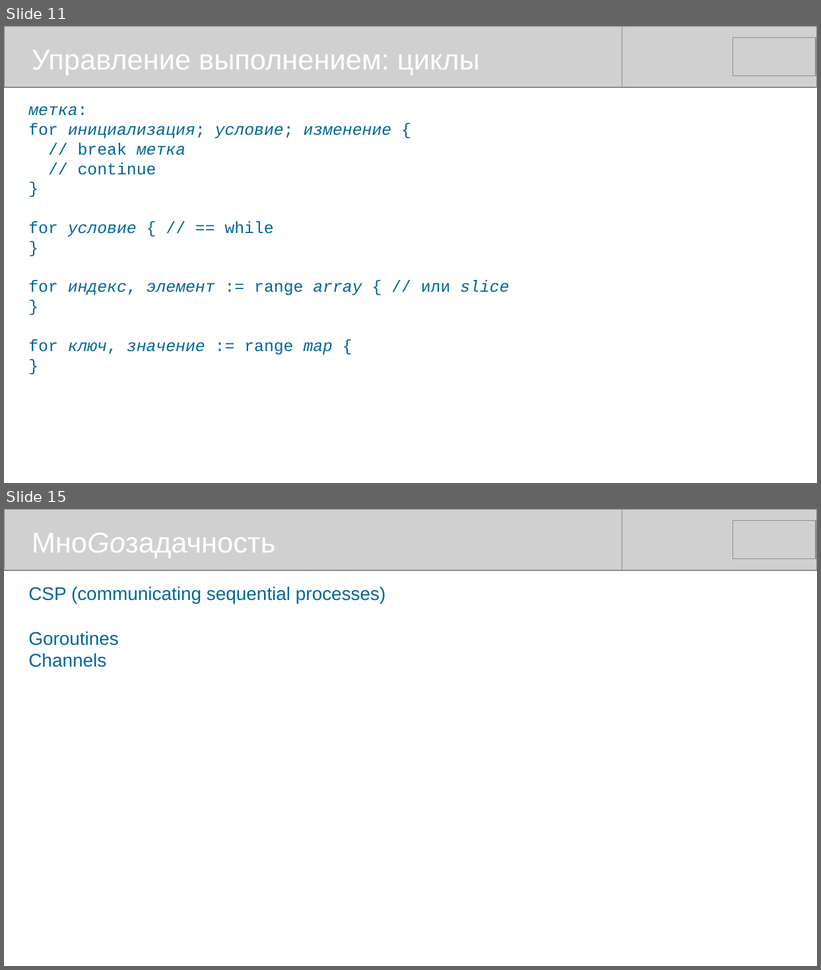
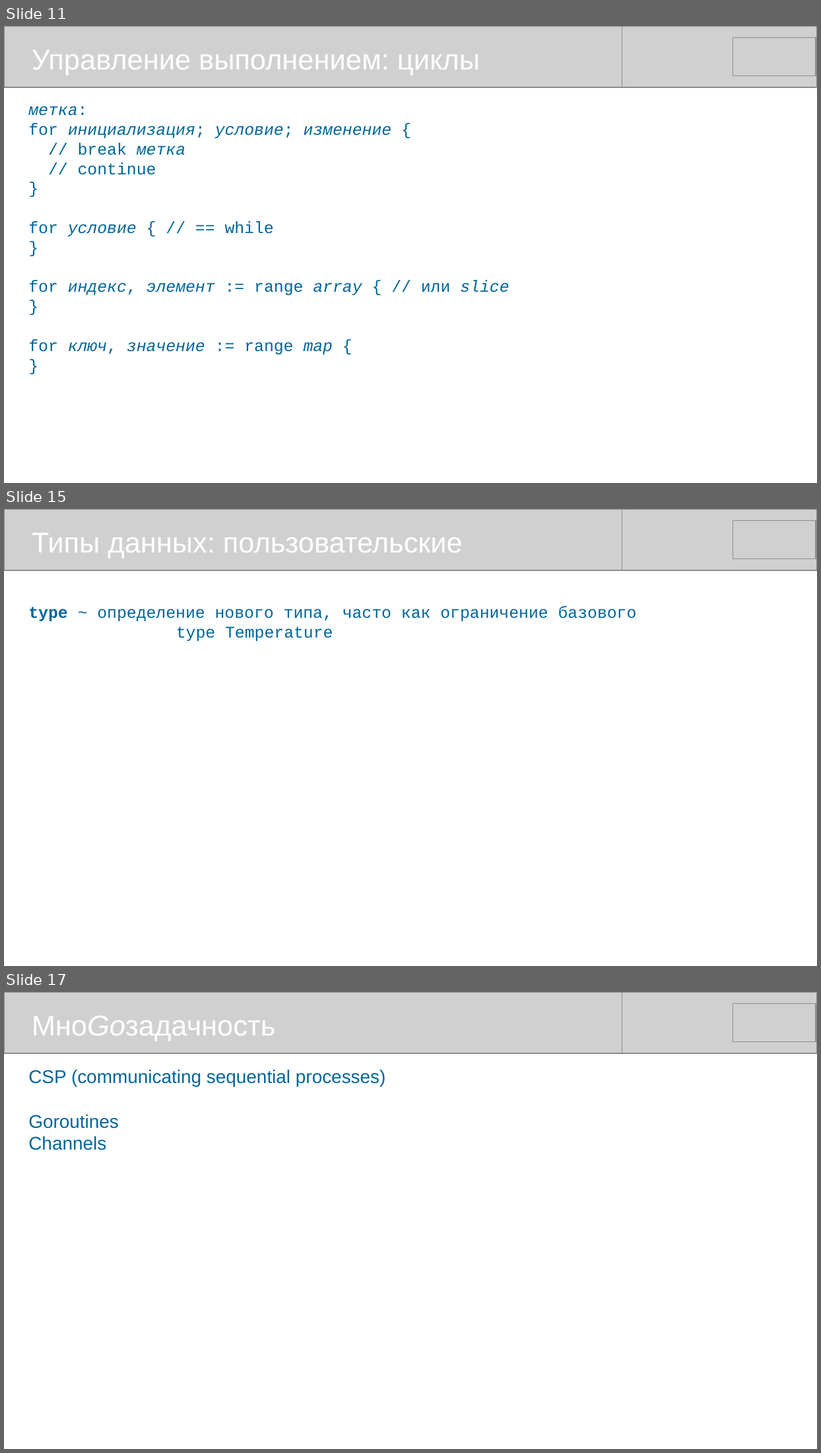
Before and after one commit to mike-shock/Go_language, a slide deck: Go_Intro.odp. Shown one above the other, each under a label of ours: slides 11 and 15 before the commit, slides 11, 15 and 17 after it; the slides between them are not shown. The pictures are 821x970 and 821x1453 pixels, drawn with LibreOffice and Linux fonts; fonts in the diff are those of the drawing; grey boxes stand for pictures. Boxes give left, top, right and bottom in pixels: in the first picture for what was removed or moved away, otherwise in the second. Text is boxed around its words. In the diff, an @@ line names an element or a change of style, - is before the commit and + after.

```diff
--- a/Go_Intro.odp
+++ b/Go_Intro.odp
@@ slide 15 added at <box>4,509,817,966</box>, background #FFFFFF @@
@@ picture added at <box>4,509,622,570</box> @@
@@ picture added at <box>199,509,817,570</box> @@
@@ picture added at <box>733,521,816,559</box> @@
@@ text added at <box>32,533,463,558</box>, 28 pt, text #FFFFFF @@
+Типы данных: пользовательские
@@ text added at <box>28,606,637,641</box>, 16 pt, text #006699 @@
+type ~ определение нового типа, часто как ограничение базового
+type Temperature
@@ what was slide 15 is now slide 17 @@
```
Also in this commit, not shown: 8 slides changed, 1 other slide added.
